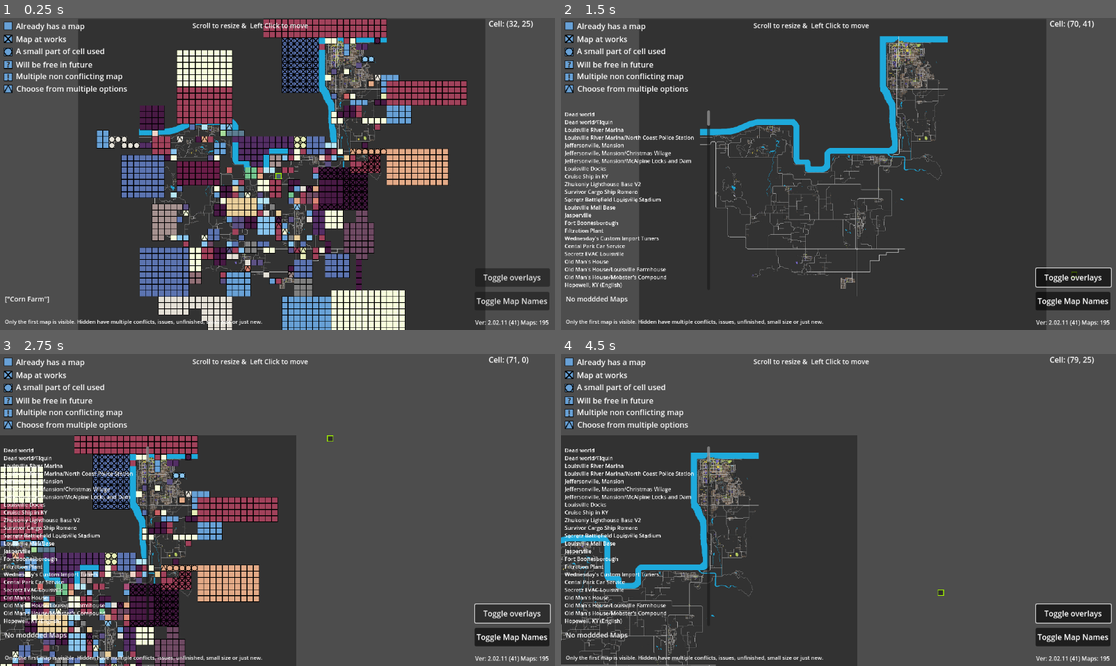
Above: before the commit, frames 1-4 (two rows, left to right).
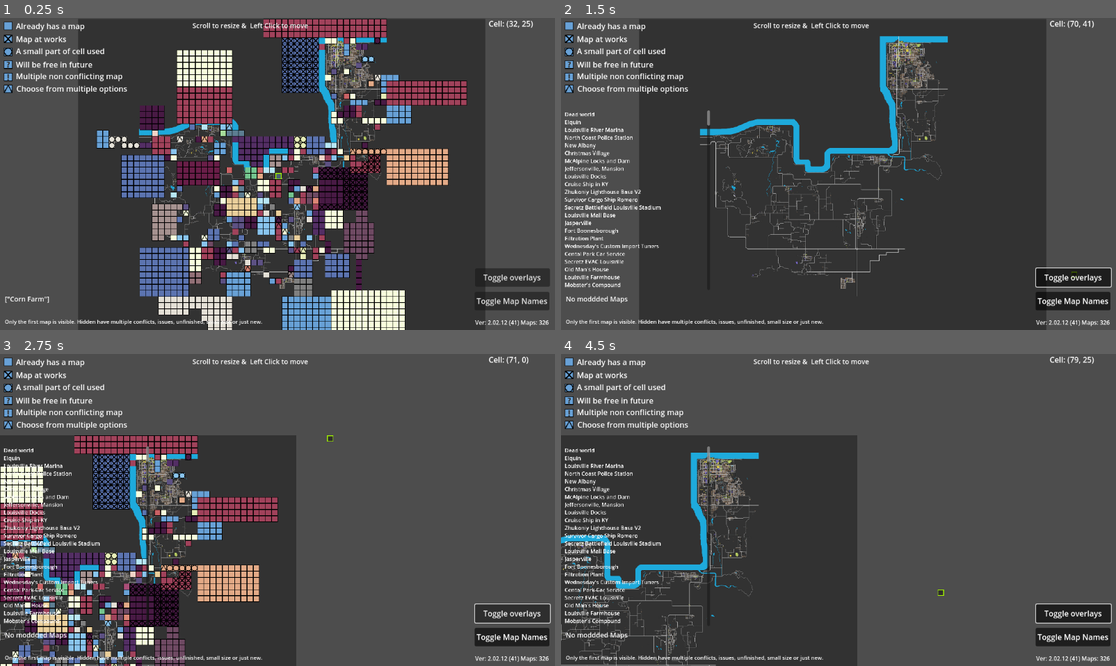
Above: after the commit, the same moments.

Repository: RakibRyan/IsThisCellTaken
Game: Godot game, scene res://scenes/zomboid41map.tscn
Two runs of this game, one before a commit and one after it. Both use one fixed random seed, a clock stepped at 60 frames per second and the inputs below.
Inputs (mouse positions are in pixels of both pictures, inside the frame that each line leads up to):
- Up to frame 1 (0.25 s): no input
- Up to frame 2 (1.5 s): click "Toggle Map Names" at 0.5 s; click "Toggle overlays" at 1.25 s
- Up to frame 3 (2.75 s): tap Enter at 2 s; drag from (521, 360) to (333, 441) at 2.02 s
- Up to frame 4 (4.5 s): tap Enter at 2.75, 3.5, 4.25 s; drag from (638, 534) to (810, 572) at 2.77 s; move the mouse to (760, 641) at 3.52 s; hold D 3.53-4.25 s; tap F at 3.6 s; click (760, 641) at 3.67 s; drag from (1071, 659) to (672, 463) at 4.27 s

The runs differ from the first frame. In frame 1, less than 0.1% of the frame differs, in the area x 90-99%, y 96-99%; in frame 2, 2.4%; in frame 3, 2.3%; in frame 4, 2.5%, in the area x 0-99%, y 32-99%.

Commit message:
last version till rework

Diff:
--- a/project_time_traker.json
+++ b/project_time_traker.json
@@ -1,15 +1,15 @@
 {
-  "2D": 215851.898769626,
+  "2D": 215894.988416681,
   "3D": 2555.00799894335,
   "AssetLib": 23761.9626972677,
   "Assets": 766.022000074388,
   "Docs": 341.064999818801,
-  "Editor": 500113.423541796,
+  "Editor": 501008.844649565,
   "Local Assets": 134.811999797821,
   "Orchestrator": 2.98900008201599,
   "PiForge AI": 533.490999698639,
   "Project Statistics": 368.678000450134,
-  "Script": 255682.067480567,
+  "Script": 256534.398941281,
   "TODO": 32.9809999465942,
   "Tasks": 82.4485955238342
 }
--- a/scenes/zomboid41map.tscn
+++ b/scenes/zomboid41map.tscn
@@ -10771,12 +10771,13 @@
 offset_bottom = 159.0
 grow_vertical = 2
 text = "Dead world
-Dead world/Elquin
+Elquin
 Louisville River Marina
-Louisville River Marina/North Coast Police Station
+North Coast Police Station
+New Albany
+Christmas Village
+McAlpine Locks and Dam
 Jeffersonville, Mansion
-Jeffersonville, Mansion/Christmas Village
-Jeffersonville, Mansion/McAlpine Locks and Dam
 Louisville Docks
 Cruise Ship in KY
 Zhukoniy Lighthouse Base V2
@@ -10790,33 +10791,36 @@
 Cental Park Car Service
 Secretz EVAC Louisville
 Old Man's House
-Old Man's House/Louisville Farmhouse
-Old Man's House/Mobster's Compound
+Louisville Farmhouse
+Mobster's Compound
+Warehouse
 Hopewell, KY (English)
-Hopewell, KY (English)/ARRC Forward Operating Base
+ARRC Forward Operating Base
 Trimble County Power Station & La Grange
-Trimble County Power Station & La Grange/Shelbyville, KY
-Trimble County Power Station & La Grange/The Sims Zomboid
+Shelbyville, KY
+The Sims Zomboid
+Town of Dirt
 Kingsmouth, KY (buggy)
 Leavenburg
 Secretz Battlefield Louisville Hospital
+Freddy's Fazbear Pizza 2
 Bunker Last Minute Prepper
 SHELTER 49 12
 Louisville Quarantine Zone
 secretz checkpoint 7
 ValuTech Amusement Park
-ValuTech Amusement Park/SHELTER 45 15
+SHELTER 45 15
 LV International Airport
-LV International Airport/Film Studio In Knox County
-LV International Airport/McCoy's Bunker
+Film Studio In Knox County
+McCoy's Bunker
 RallyMap
 Louisville Shipping Port
 Valley Station Town
-Valley Station Town/The Eye Lake
+The Eye Lake
 Riverside Mansion
 Leavenburg-RiversideBridge
 East Riverside
-East Riverside/The Oilrig Military Base KY
+The Oilrig Military Base KY
 Abandoned Survivor Base
 Irvington, KY
 The Yacht
@@ -10824,20 +10828,22 @@
 Riverside Expansion Maukport
 Irvington Road
 Southwood 2,KY
-Southwood 2,KY/SuperGigaMart
-Southwood 2,KY/Fort U54G1
-Southwood 2,KY/secretz checkpoint 8
+SuperGigaMart
+Fort U54G1
+secretz checkpoint 8
 Cedar Hill
-Cedar Hill/The Christmas Miracle
+The Christmas Miracle
 secretz checkpoint 6
 Hunter's Base
+Travelier Motor Inn Motel
 Spencer-Mansion-lootable
 Coryerdon
-Coryerdon/Laconia
-Coryerdon/Laconia Expansion
+Laconia
+Laconia Expansion
+Buffalo Hill
 Coryerdon or Dirkerdam to OTR road
 Over the River
-Over the River/Little Aoi's safe house
+Little Aoi's safe house
 Northwest Blockade Reloaded
 Fort Rock Ridge
 Over the River - Secondary Road
@@ -10846,44 +10852,49 @@
 Elysium Island
 West Point's Lighthouse [REBORN]
 Canvasback Studios
-Canvasback Studios/The Hiker Trailer
+The Hiker Trailer
 无水高处流的小窝
 The Frigate
 Secretz Battlefield Louisville Airfield
 Lake Cumberland New Location
-Lake Cumberland New Location/Bridge Crossing
-Lake Cumberland New Location/Dead in Hong Kong
-Lake Cumberland New Location/Overfield Lane Bunker
+Bridge Crossing
+Dead in Hong Kong
+Overfield Lane Bunker
 Winchester, KY
-Winchester, KY/Klin - Russian City
-Winchester, KY/Military Checkpoint Westside
-Winchester, KY/SHELTER 13 26
-Winchester, KY/Raicon Town KY
-Winchester, KY/Pleford Springs, KY
-Winchester, KY/Guston, KY
-Winchester, KY/secretz checkpoint 4
+Klin - Russian City
+Military Checkpoint Westside
+SHELTER 13 26
+Raicon Town KY
+Pleford Springs, KY
+Guston, KY
+secretz checkpoint 4
+Ellroy
+Rosemary
 Pigeon Town
 Chestown
 Nuke's Tiny Additions Small Construction
 PortCity KY
-PortCity KY/The Last Island KY
-PortCity KY/Hopefalls
-PortCity KY/SHELTER 31 22
+The Last Island KY
+Hopefalls
+SHELTER 31 22
+Prewitts
 Ris Safehouse
 West Point Gated Community
 Fire Department West Point
 Secretz Westpoint Bridge out
+BlackMarketRaft
 Shortrest (Mapjam Version)
-Shortrest (Mapjam Version)/TOWER 47 22
+TOWER 47 22
 Knox County Bar Crawl
 Big Bear Lake
-Big Bear Lake/Trelai_4x4 Riverside Expansion
-Big Bear Lake/Fort Benning
-Big Bear Lake/Cigaro gated community
-Big Bear Lake/Diggertown
+Trelai_4x4 Riverside Expansion
+Fort Benning
+Cigaro gated community
+Diggertown
+Shelter 24 24
 Greenport, KY
-Greenport, KY/Riverside House
-Greenport, KY/Riverwood
+Riverside House
+Riverwood
 River Admin Base
 Rabbit Hash, KY
 Daisy County
@@ -10895,106 +10906,110 @@
 Heavens Hill
 Base ABS
 Homepie
-Homepie/Mys Community Center
-Homepie/SHELTER 29 25
+Mys Community Center
+SHELTER 29 25
 Old's Military Airfield
-Old's Military Airfield/Hyrule County
-Old's Military Airfield/Gas Station
+Hyrule County
+Gas Station
 Studio South Shore
-Studio South Shore/Fort Angel
-Studio South Shore/FlanHouseV2
+Fort Angel
+FlanHouseV2
 Monmouth County
-Monmouth County/Bourstrange
-Monmouth County/TWD Prison
-Monmouth County/Road to Bedford
-Monmouth County/Road from Monmouth County to Bedford Falls
-Monmouth County/Cooper's Peanut Packaging Plant
-Monmouth County/SHELTER 40 30
-Monmouth County/West Point Expansion
-Monmouth County/SHELTER 41 25
-Monmouth County/Sant Lake City KY
-Monmouth County/The Prepper's Home
-Monmouth County/secretz checkpoint 1
+Bourstrange
+TWD Prison
+Road to Bedford
+Road from Monmouth County to Bedford Falls
+Cooper's Peanut Packaging Plant
+SHELTER 40 30
+West Point Expansion
+SHELTER 41 25
+Sant Lake City KY
+The Prepper's Home
+secretz checkpoint 1
 Camp Warsaw
 Bendy's Bunker Prepper v2
+Ekron
 Little Farmstead
 The Compound
 The Museum
 Papaville
-Papaville/Park Rangers HQ
+Park Rangers HQ
 Anthem, KY
-Anthem, KY/Cherokee Lake
-Anthem, KY/Complex Z-17
-Anthem, KY/Aardmore Farm
-Anthem, KY/Rinky Race Track, KY
-Anthem, KY/Dixie Lake version 2
-Anthem, KY/Dixie Lake version 1
-Anthem, KY/ohm's Bunker
-Anthem, KY/Fort Loid
+Cherokee Lake
+Complex Z-17
+Aardmore Farm
+Rinky Race Track, KY
+Dixie Lake version 2
+Dixie Lake version 1
+ohm's Bunker
+Fort Loid
 Al's Hardware Store
 Secretz Camp Deerhead
 SHELTER 22 28
 Ekron Mansion
 Homestead Windy
-Homestead Windy/Little Township
+Little Township
 Chinatown Expansion, KY
 Ed's Auto Salvage
 White Forest Camp
 Xonic's Mega Mall (New Expansion has arrived!!!)
-Xonic's Mega Mall (New Expansion has arrived!!!)/Chinatown 2, KY
-Xonic's Mega Mall (New Expansion has arrived!!!)/Linden
-Xonic's Mega Mall (New Expansion has arrived!!!)/FBI Branch Office
-Xonic's Mega Mall (New Expansion has arrived!!!)/ohm's FEMA camp
+Chinatown 2, KY
+Linden
+FBI Branch Office
+ohm's FEMA camp
 Empty Garage Base
 OldPark Town
 NSCarWorkshop
 Muldraugh Checkpoint
 QG du MC
 St Paulo's Hammer
-St Paulo's Hammer/Cathaya Valley,KY
-St Paulo's Hammer/Wilbore, KY
-St Paulo's Hammer/Finnegan Mental Asylum
-St Paulo's Hammer/Lincoln Regional Airport
-St Paulo's Hammer/Little Crutown
-St Paulo's Hammer/HavenRidge
-St Paulo's Hammer/Pineville
+Cathaya valley 2
+Cathaya Valley,KY
+Wilbore, KY
+Finnegan Mental Asylum
+Lincoln Regional Airport
+Little Crutown
+HavenRidge
+Pineville
 The Ruins of Bracklewhyte
 Nettle Township
-Nettle Township/Berri Mall KY
+Berri Mall KY
 North Of Killian Country
-North Of Killian Country/Waterlocked Pharmaceutical Factory
+Waterlocked Pharmaceutical Factory
+Hershel Greene's Farm
 Western Scrap Car Yard
 Tioga Colony
 Checkpoint North Muldraugh
-Checkpoint North Muldraugh/Secretz Muldraugh Blockade
+Secretz Muldraugh Blockade
 Train Base near MD
 Weyhausen, KY
-Weyhausen, KY/Tropical Town
+Tropical Town
 ExpressTransferStation
 Betsys Farm
+Ooey's Auto Salvage
 Addams Family Mansion
 Secretz EVAC Muldraugh
 Ztardew Valley
-Ztardew Valley/Wilderness Warehouse
+Wilderness Warehouse
 Bedford Falls
-Bedford Falls/Oclita City
-Bedford Falls/Águas Claras (beta)
+Águas Claras (beta)
+Oclita City
 The Oasis
 Utopia
 Orchidwood(official version)
-Orchidwood(official version)/Green Hell Community Center
-Orchidwood(official version)/Safe house Center manor house
+Green Hell Community Center
+Safe house Center manor house
 Lake Ivy Township
-Lake Ivy Township/LittleCreek
-Lake Ivy Township/Ballincoolin
+LittleCreek
+Ballincoolin
 Nuke's Tiny Additions Muldraugh Factory
 Muldraugh - West outskirts Shipping Company
-Muldraugh - West outskirts Shipping Company/Little Rural
-Muldraugh - West outskirts Shipping Company/Lakeside House
+Little Rural
+Lakeside House
 Killian Country by Jupiter
-Killian Country by Jupiter/SHELTER 25 33
+SHELTER 25 33
 Ranger's Homestead
-Ranger's Homestead/Forest Shelter
+Forest Shelter
 Muldraugh Mansion
 Base BBS
 Chernaville
@@ -11009,71 +11024,76 @@
 The Walking Dead Terminus
 Nuke's Tiny Additions SouthWest Highway Motel
 Redbird Ranger Station - Forest Ranger Outpost
-Redbird Ranger Station - Forest Ranger Outpost/Industry Building 20 36
+Industry Building 20 36
 Nature's Vengeance Township
 Brazil Farm
 Nova zona de Salinas
 Rosewood Expansion
 CJ High School
-CJ High School/Hunter's cabin in forest!
+Hunter's cabin in forest!
 Fort Waterfront
 Shelter in the Forest
 Redstone Raceway
 Raven Creek
 Fort Redstone
-Fort Redstone/Ciclo Town KY
+Ciclo Town KY
 White forest———白森林
-White forest———白森林/Crowlake, KY
+Crowlake, KY
+Sunset Lake Town
 secretz checkpoint 3
 Exotics Rest Area
 Grapeseed
-Grapeseed/Top Speed
+Top Speed
 Salinas
 Entrada de Salinas Rosewood
 Pitstop
 TeraMart
 Crossroads Checkpoint
-Crossroads Checkpoint/Secretz Muldraugh Crossing Blockade
+Secretz Muldraugh Crossing Blockade
 SouthTown
-SouthTown/Primitivist Communities
-SouthTown/TeraMart - East Side
-SouthTown/Fort Crosstown
-SouthTown/secretz checkpoint 2
+Primitivist Communities
+TeraMart - East Side
+Fort Crosstown
+secretz checkpoint 2
+Sagewood North
 Ashenwood
 Bobby Mackeys Music World
 Rosewood Cabins
-Rosewood Cabins/St Johns Farm
-Rosewood Cabins/Recanto
+St Johns Farm
+Recanto
 Port Hope
-Port Hope/Quarry Lake
+Quarry Lake
+Oak Dale University, KY
 Road between Fort Knox and Bedford Falls
 Trailer House with Garage (Beta)
 Trapalaketown
 Petroville
-Petroville/St Moose Hospital Area
-Petroville/Witchlake
-Petroville/Grims Map Addons MRA
+St Moose Hospital Area
+Witchlake
+Grims Map Addons MRA
 Rosewood VHS & Gun Stores
+Secretz Rosewood Fossil Blockade
 Research Facility
-Research Facility/The Access Road V2
+The Access Road V2
 Vault-001
 Mapa brasil
-Mapa brasil/Research facility access road
+Research facility access road
 Speck
+Secretz MarchRidge Research
 Checkpoint March Ridge
 Quarantine Zone Rosewood
 CON Research & Testing Facility
 March Ridge Expansion
 South Muldraugh
-South Muldraugh/EP MFD
-South Muldraugh/Mockingbird 2
+EP MFD
+Mockingbird 2
 Fort Knox linked to Eerie Country
 Elliot Pond
 Eerie Country
-Eerie Country/Stadium
+Stadium
 Save Our Stations!
 Dirkerdam Alpha
-Dirkerdam Alpha/Taylorsville
+Taylorsville
 The commune
 Madriguera Evolution"
 tab_size = 0
--- a/scripts/mod maps.gd
+++ b/scripts/mod maps.gd
@@ -4,16 +4,16 @@
 @export var total_no_of_maps:int
 
 #-------------------------------------------------------------------------
-func _ready():
-	print("ready")  # Debug
-	modded_tilemaps = get_children()  # Get only TileMaps
-	total_no_of_maps = modded_tilemaps.size()
-	print("Total TileMaps:", total_no_of_maps)  # Debug
-	for tile in modded_tilemaps:
-		var temp = str(tile)
-		temp = temp.get_slice(":", 0)
-		map_list.append(temp)
-		print(temp)
+#func _ready():
+	#print("ready")  # Debug
+	#modded_tilemaps = get_children()  # Get only TileMaps
+	#total_no_of_maps = modded_tilemaps.size()
+	#print("Total TileMaps:", total_no_of_maps)  # Debug
+	#for tile in modded_tilemaps:
+		#var temp = str(tile)
+		#temp = temp.get_slice(":", 0)
+		#map_list.append(temp)
+		#print(temp)
 	#print(map_list)
 
 #-----------This is the original code------------------------------------
@@ -82,6 +82,31 @@
 
 
 
+#----------------------------------------------------------------
+
+func _ready():
+	print("finding all tilemaps")  # Debug
+	var modded_tilemaps = get_all_tilemaps(self)  # Get all TileMaps recursively
+	var total_no_of_maps = modded_tilemaps.size()
+	print("Total TileMaps:", total_no_of_maps)  # Debug
+	for tile in modded_tilemaps:
+		var temp = str(tile)
+		temp = temp.get_slice(":", 0)
+		map_list.append(temp)
+		print(temp)
+
+# Recursive function to collect all TileMaps in the scene tree
+func get_all_tilemaps(node: Node) -> Array:
+	var tilemaps = []
+	if node is TileMap:
+		tilemaps.append(node)
+
+	for child in node.get_children():
+		tilemaps += get_all_tilemaps(child)  # Recursively add child TileMaps
+
+	return tilemaps
+
+
 
 # Toggles button
 #  ------------------ But I have no idea why removing it breaks I need to read docs again and change this-------
--- a/scripts/version no.gd
+++ b/scripts/version no.gd
@@ -1,7 +1,7 @@
 extends RichTextLabel
 
 @onready var mod_maps = $"../../../mod maps"
-var version_no = "2.02.11 (41)"  # First no major feature upgrade, 2nd tool upgrade, 3rd iteration
+var version_no = "2.02.12 (41)"  # First no major feature upgrade, 2nd tool upgrade, 3rd iteration
 
 # Called when the node enters the scene tree for the first time.
 func _ready():
@@ -9,5 +9,5 @@
 	var total_no_of_maps = mod_maps.total_no_of_maps
 
 	# Construct the text to display
-	self.text = "Ver: " + str(version_no) + " Maps: " + str(total_no_of_maps)
+	self.text = "Ver: " + str(version_no) + " Maps: " + "326"#str(total_no_of_maps)
 	pass
